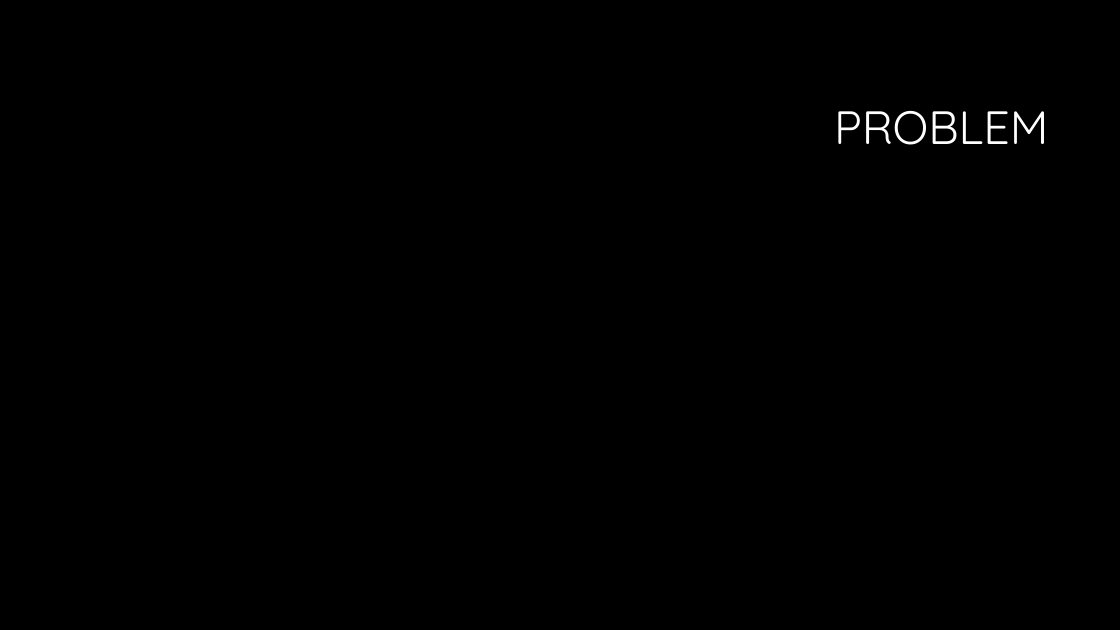
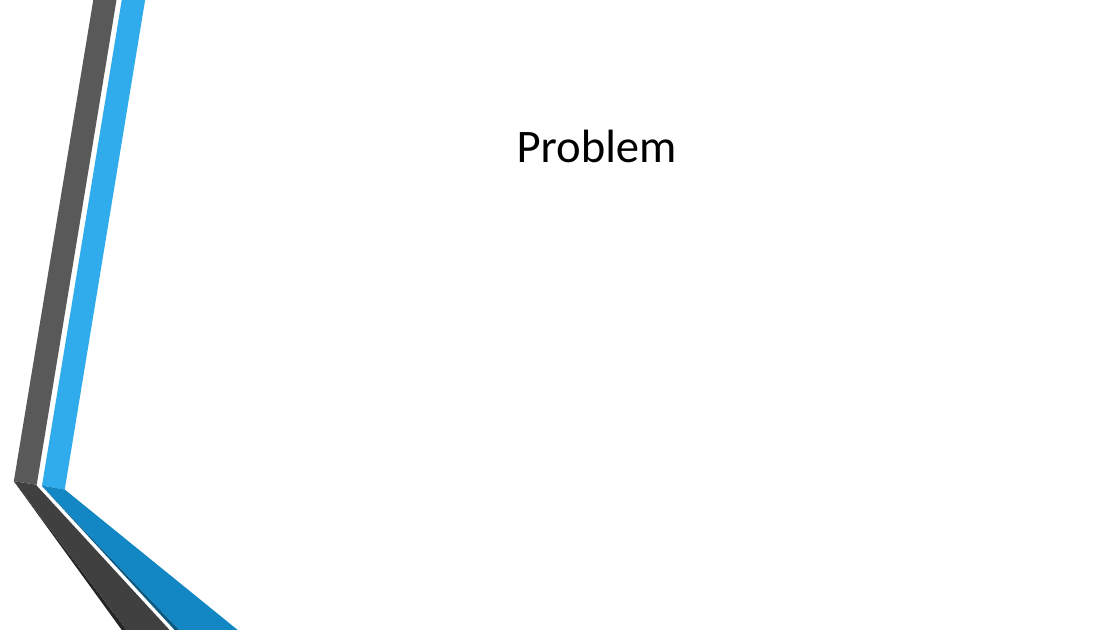
Before and after one commit to KeganMc/Super-Smash-Bros-Melee-AI, a slide deck: slide 3 of Documents/ProjectPresentation.pptx. Drawn at 1120x630 pixels with LibreOffice and Linux fonts; fonts in the diff are those of the drawing; background and template pictures are left out. Boxes give left, top, right and bottom in pixels: in the first picture for what was removed or moved away, otherwise in the second. Text is boxed around its words. In the diff, an @@ line names an element or a change of style, - is before the commit and + after.

Commit message:
Changed style to less contrasting colors

```diff
--- a/Documents/ProjectPresentation.pptx
+++ b/Documents/ProjectPresentation.pptx
@@ background #000000 to picture (left out) @@
@@ title at <box>517,129,677,163</box>: text changed; font Quicksand to Calibri; text colour #FFFFFF to #000000 @@
-PROBLEM
+Problem
@@ group added at <box>13,0,238,630</box>: 6 freeform shapes @@
```
Also in this commit, not shown: 2 other slides changed, 4 slides added, 3 slides removed.
